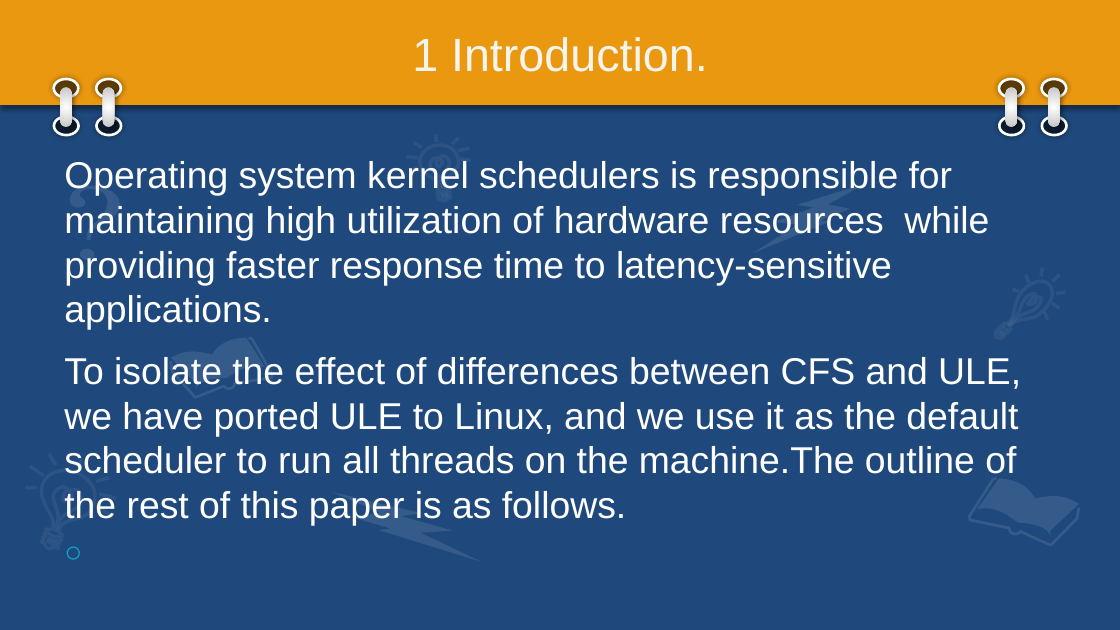
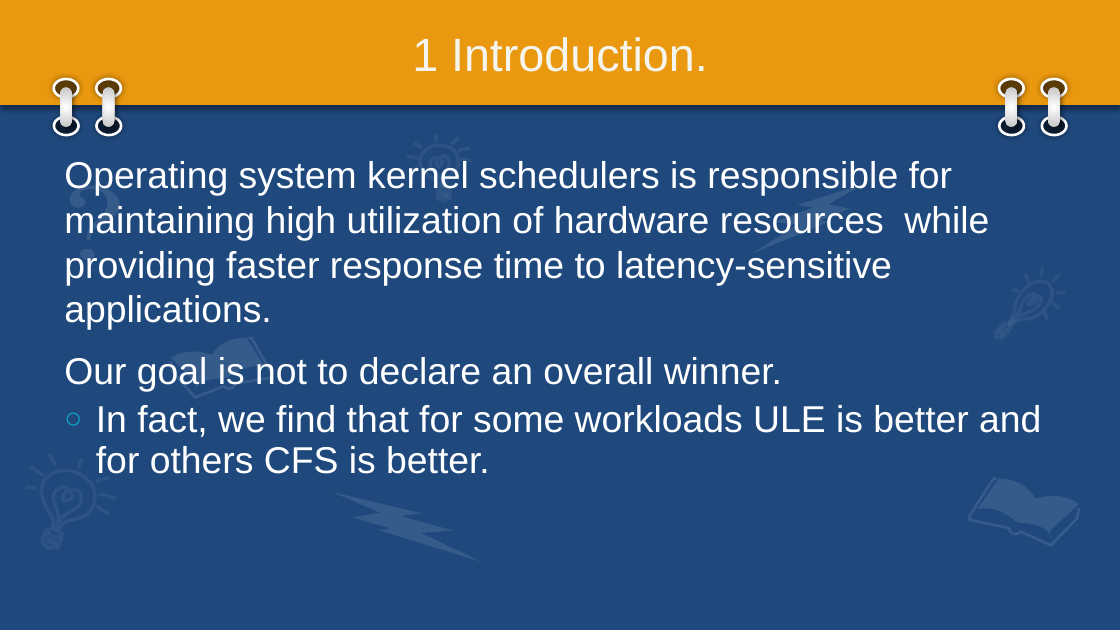
Before and after one commit to jongwonyang/paper-mate, a slide deck: slide 10 of The Battle of the Schedulers.pptx (slide 6 before the commit). Drawn at 1120x630 pixels with LibreOffice and Linux fonts; fonts in the diff are those of the drawing. Boxes give left, top, right and bottom in pixels: in the first picture for what was removed or moved away, otherwise in the second. Text is boxed around its words. In the diff, an @@ line names an element or a change of style, - is before the commit and + after.

```diff
--- a/The Battle of the Schedulers.pptx
+++ b/The Battle of the Schedulers.pptx
@@ text at box(64, 161, 1041, 474): text changed @@
-○ Operating system kernel schedulers is responsible for maintaining high utilization of hardware resources while providing faster response time to latency-sensitive applications.
-  To isolate the effect of differences between CFS and ULE, we have ported ULE to Linux, and we use it as the default scheduler to run all threads on the machine.The outline of the rest of this paper is as follows.
+○ Operating system kernel schedulers is responsible for maintaining high utilization of hardware resources while providing faster response time to latency-sensitive applications.
+  Our goal is not to declare an overall winner.
+  In fact, we find that for some workloads ULE is better and for others CFS is better.
```
Also in this commit, not shown: 19 other slides changed, 19 slides added, 9 slides removed, 5 other files.
